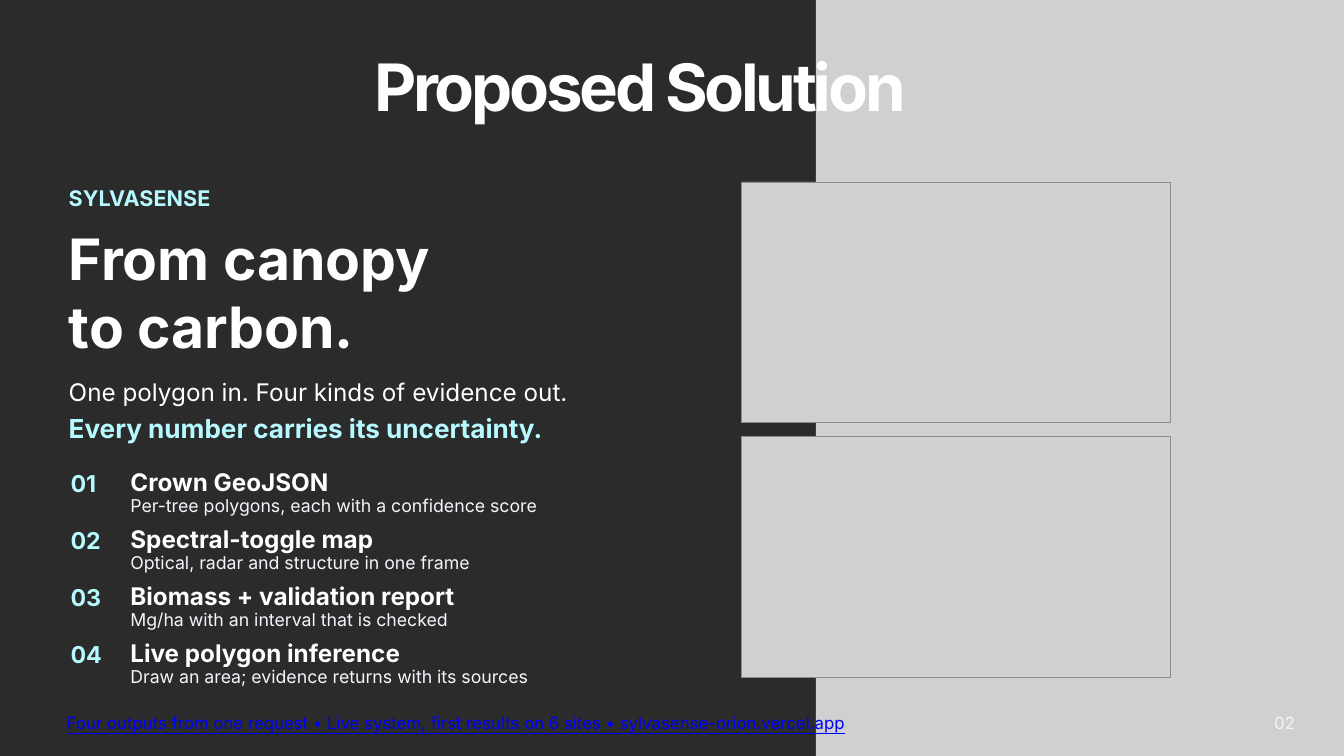
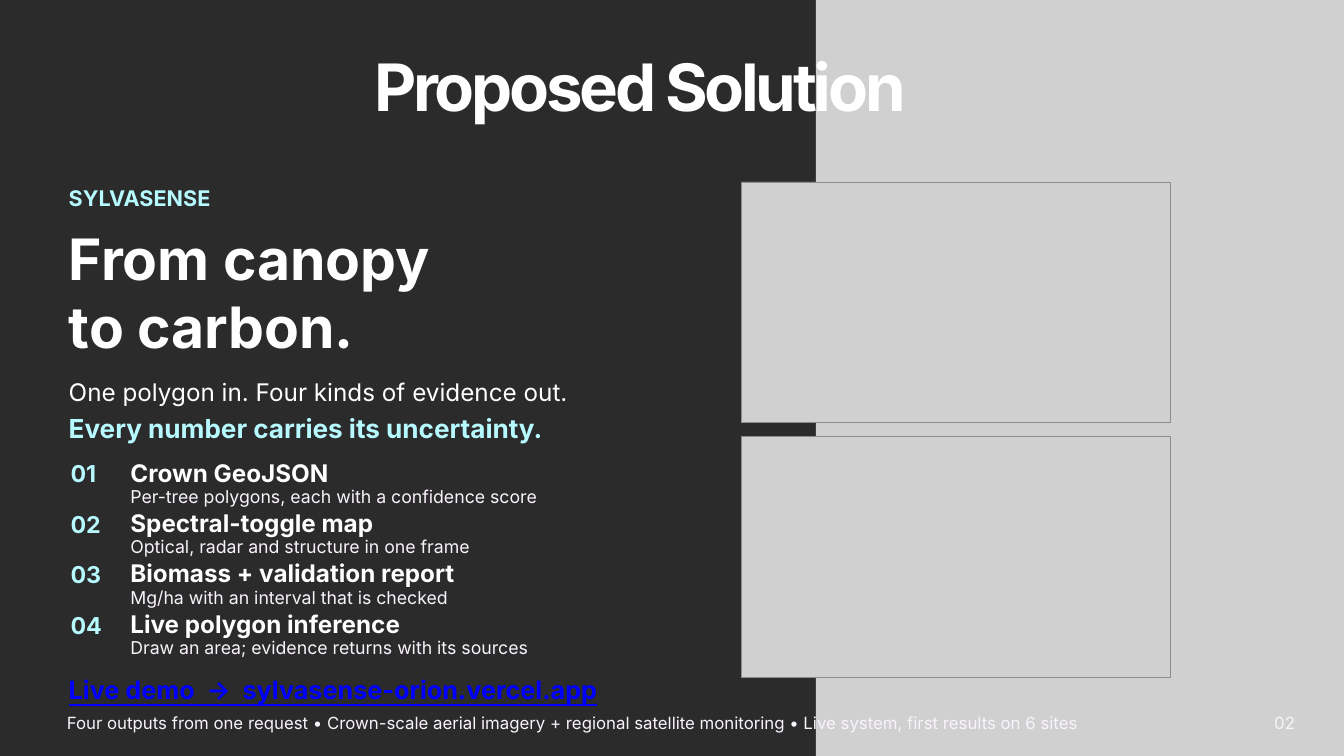
Before and after one commit to varadharajanv0310/SylvaSense, a slide deck: slide 2 of Order_of_One_ORION1.0_v2.pptx. Drawn at 1344x756 pixels with LibreOffice and Linux fonts; fonts in the diff are those of the drawing; grey boxes stand for pictures; background and template pictures are left out; a plain dark background stands for a picture behind light text. Boxes give left, top, right and bottom in pixels: in the first picture for what was removed or moved away, otherwise in the second. Text is boxed around its words. In the diff, an @@ line names an element or a change of style, - is before the commit and + after.

Commit message:
Deck: promote the demo link, drop the Team ID placeholder
The link was buried in the 18pt footer, which is not where anyone looks for
the one thing they are meant to click. It is now a 27pt cyan line under the
four outputs, still hyperlinked, and the footer goes back to its own text.
The outputs tighten from 61 to 54 pt of leading to make room.

Team ID reads "Team ID: " with nothing after it, as in the original export.

```diff
--- a/Order_of_One_ORION1.0_v2.pptx
+++ b/Order_of_One_ORION1.0_v2.pptx
@@ 3 texts: place and size @@
-3 texts at box(71, 473, 537, 516)
+3 texts at box(71, 464, 537, 507)
@@ 3 texts: place and size @@
-3 texts at box(71, 530, 470, 573)
+3 texts at box(71, 514, 470, 557)
@@ text "03": place and size @@
-text "03" at box(71, 589, 102, 606)
+text "03" at box(71, 566, 102, 583)
@@ text "Biomass + validation report": place and size @@
-text "Biomass + validation report" at box(130, 586, 454, 610)
+text "Biomass + validation report" at box(130, 563, 454, 587)
@@ text "Mg/ha with an interval that ...": place and size @@
-text "Mg/ha with an interval that ..." at box(130, 612, 447, 630)
+text "Mg/ha with an interval that ..." at box(130, 590, 447, 608)
@@ 3 texts: place and size @@
-3 texts at box(71, 643, 528, 686)
+3 texts at box(71, 614, 528, 657)
@@ text added at box(69, 679, 597, 704), 27 pt, text #0000FF, bold, underline @@
+Live demo → sylvasense-orion.vercel.app
@@ text at box(67, 716, 1078, 734): text changed; text colour #0000FF to #F9F3FC @@
-Four outputs from one request • Live system, first results on 6 sites • sylvasense-orion.vercel.app
+Four outputs from one request • Crown-scale aerial imagery + regional satellite monitoring • Live system, first results on 6 sites
```
Also in this commit, not shown: 1 other slide changed, 3 other files.
